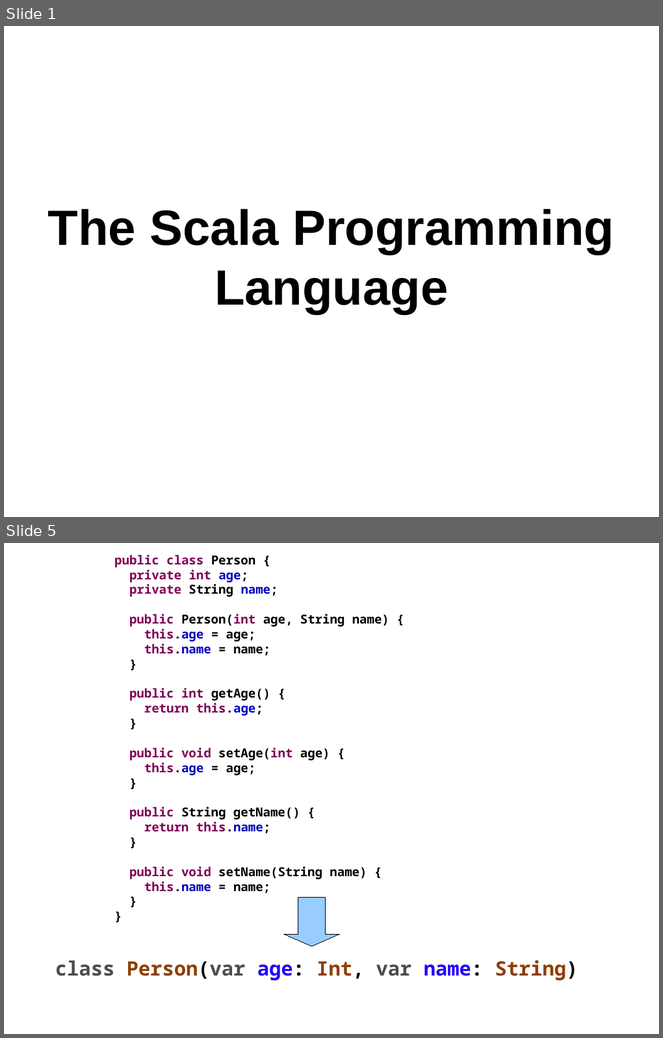
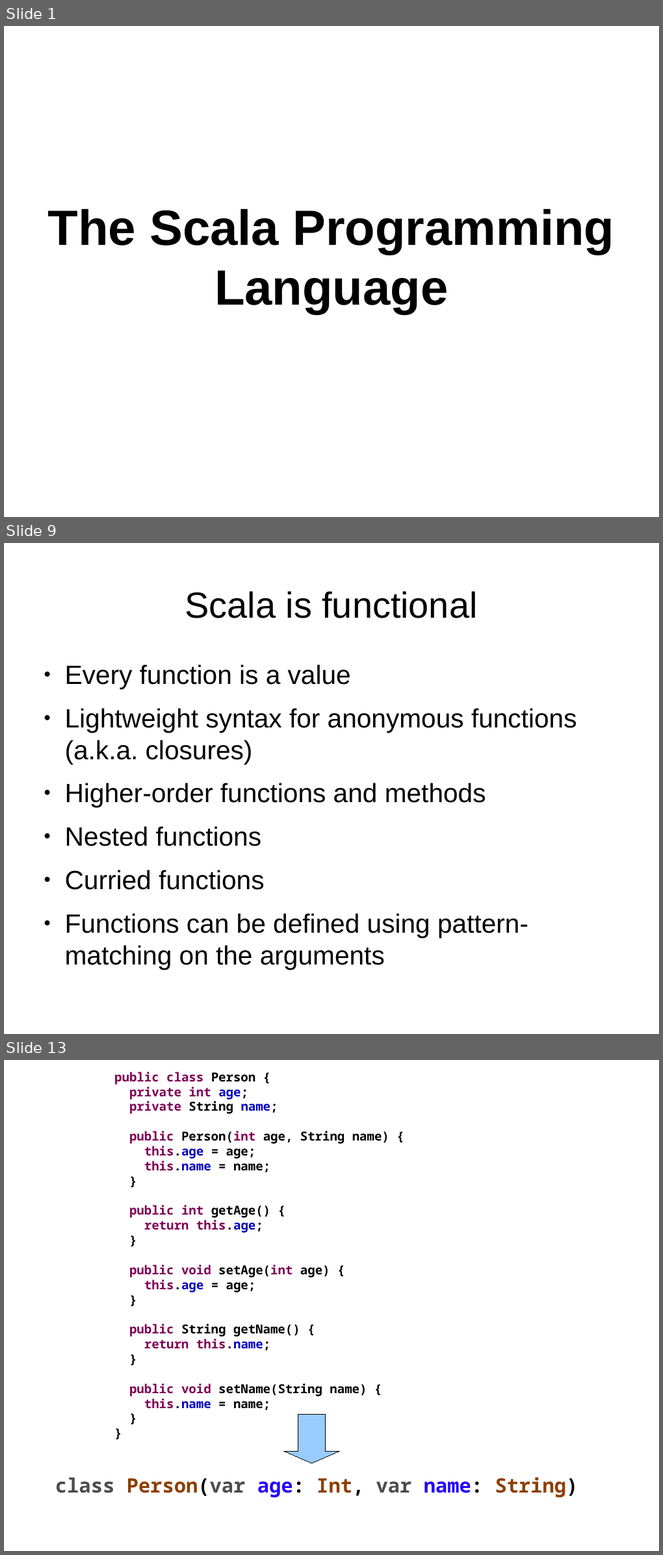
Before and after one commit to kaesler/ScalaTalk, a slide deck: my_slides/1.1-motivation.odp. Shown one above the other, each under a label of ours: slides 1 and 5 before the commit, slides 1, 9 and 13 after it; the slides between them are not shown. The pictures are 663x1038 and 663x1555 pixels, drawn with LibreOffice and Linux fonts; fonts in the diff are those of the drawing; background and template pictures are left out. Boxes give left, top, right and bottom in pixels: in the first picture for what was removed or moved away, otherwise in the second. Text is boxed around its words. In the diff, an @@ line names an element or a change of style, - is before the commit and + after.

```diff
--- a/my_slides/1.1-motivation.odp
+++ b/my_slides/1.1-motivation.odp
@@ slide 9 added at [4,543,659,1034], background #FFFFFF @@
@@ title added at [185,591,478,618], 44 pt, text #000000 @@
+Scala is functional
@@ text added at [65,665,577,969], 32 pt, text #000000 @@
+● Every function is a value
+● Lightweight syntax for anonymous functions (a.k.a. closures)
+● Higher-order functions and methods
+● Nested functions
+● Curried functions
+● Functions can be defined using pattern-matching on the arguments
@@ what was slide 5 is now slide 13 @@
```
Also in this commit, not shown: 5 slides changed, 5 other slides added, 2 slides removed, 1 other file.
